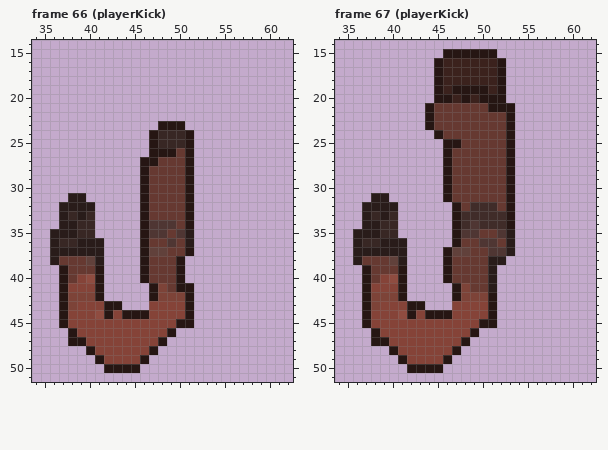
One commit to this pixel-art file: Assets/Sprites/playerSprites.ase. That is the earlier state.
88x88 pixels, 69 frames. Colours within 5 levels of each other are drawn and written as one. Shown: frame 66 (playerKick): x 34..62, y 14..51; frame 67 (playerKick): x 34..62, y 14..51. The commit also changed other frames, which this record leaves out.
Once edited:
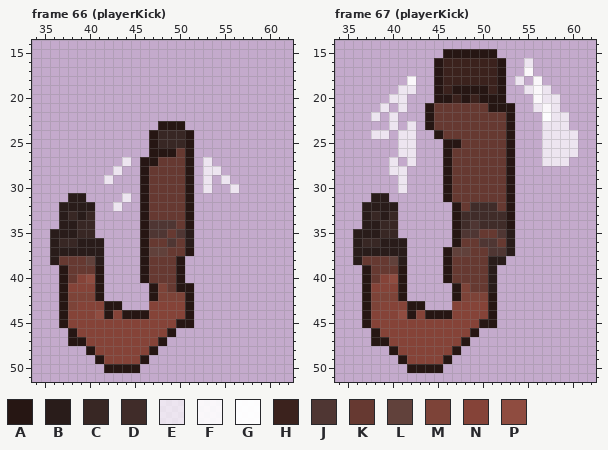
Palette (. is transparent): A #261613  B #291c1a  C #382724  D #402c29  E #ffffffb2  F #ffffffe8  G #fffffff8  H #3b221d  J #4f3633  K #663931  L #61413b  M #7d4338  N #854338  P #8f4c40
Change:
Changed rows in their new state; - is an unchanged pixel.
Frame 66 (playerKick), layer "MainLayer":
first column x 42:
27 --E--------E---
28 -E---------EE--
29 E----------E-E-
30 -----------E--E
31 --E------------
32 -E-------------
Frame 67 (playerKick), layer "MainLayer":
first column x 38:
16 -----------------E-----
17 -----------------F-----
18 ----F-----------E-F----
19 ---EE------------EFE---
20 --EE--------------FEE--
21 -E-E--------------EFE--
22 E-E----------------GEE-
23 --E-E--------------EEE-
24 EE-EE--------------EEEE
25 ---EE--------------EEEE
26 ---EE--------------EEEE
27 --E-E--------------EEE-
28 --EE-------------------
29 ---E-------------------
30 ---E-------------------
